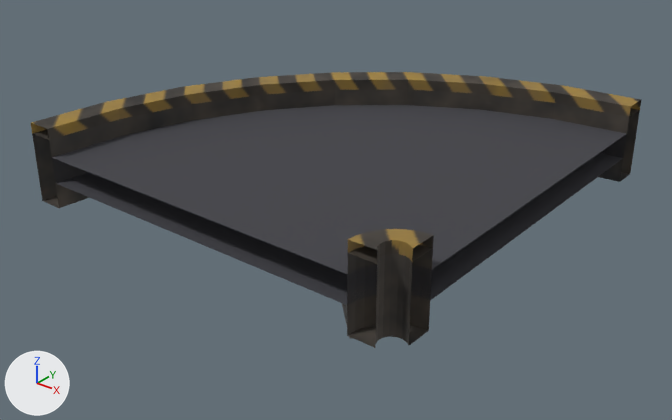
The glTF model arte/modelos/logistica/esteira/esteira_curva_dir/esteira_curva_dir.glb, before and after one commit.
The view is the same before and after, from a camera (50 mm lens) standing at (1.222, -1.557, 0.926) and looking at (0.035, -0.074, 0.006). Lighting does not change. The marker at lower left points along +X, +Y and +Z. The first picture is the older version. Vertices at exactly the same position are counted once.

Names of what the first picture shows: 'esteira_curva_dir'.
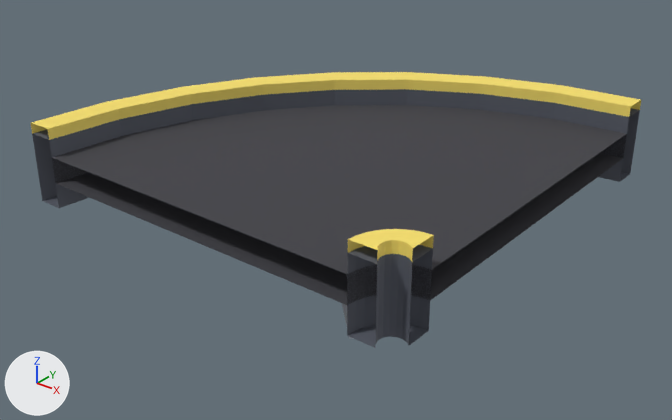
The change, as a diff of the scene's bpy script:
```diff
--- a/arte/modelos/logistica/esteira/esteira_curva_dir/esteira_curva_dir.glb.py
+++ b/arte/modelos/logistica/esteira/esteira_curva_dir/esteira_curva_dir.glb.py
@@ mat_p_metal @@
+mat_p_metal = principled_material('P_Metal')
+mat_p_metal.base_color = (0.42, 0.46, 0.52)  # light grey #adb5bf
+mat_p_metal.metallic = 0.3
@@ mat_p_escuro @@
+mat_p_escuro = principled_material('P_Escuro')
+mat_p_escuro.base_color = (0.1, 0.11, 0.14)  # dark grey #595d69
+mat_p_escuro.roughness = 0.7
@@ mat_p_faixa @@
+mat_p_faixa = principled_material('P_Faixa')
+mat_p_faixa.base_color = (0.95, 0.75, 0.15)  # yellow #f9e16c
+mat_p_faixa.roughness = 0.7
@@ me_esteira_curva_dir_corpo @@
 me_esteira_curva_dir_corpo.from_pydata(...)  # 152 vertices, 300 faces; spans x -0.46..0.5, y -0.5..0.46, z 0.0..0.225
 # used by ob_esteira_curva_dir; location = (0.0, 0.0, 0.0)
+# me_esteira_curva_dir_corpo part 1: 128 of the faces centred in x -0.454..0.497, y -0.497..0.454, z 0.04..0.2 switch from mat_esteira_curva_dir_tex (picture img_esteira_curva_dir_tex) to mat_p_escuro (dark grey #595d69)
+# me_esteira_curva_dir_corpo part 2: 4 of the faces centred in x 0.194..0.278, y -0.278..-0.194, z 0.0..0.1 switch from mat_esteira_curva_dir_tex (picture img_esteira_curva_dir_tex) to mat_p_metal (light grey #adb5bf)
+# me_esteira_curva_dir_corpo part 3: all 96 faces centred in x -0.454..0.497, y -0.497..0.454, z 0.208..0.225 switch from mat_esteira_curva_dir_tex (picture img_esteira_curva_dir_tex) to mat_p_faixa (yellow #f9e16c)
+# me_esteira_curva_dir_corpo part 4: texture (UV) coordinates of 300 of 300 faces, centred in x -0.454..0.497, y -0.497..0.454, z 0.0..0.225, changed; they spanned u 0.0..1.0, v 0.0..1.0 and now span u 0.0..1.0, v 0.0..0.78
 me_esteira_curva_dir_corpo.materials.append(mat_p_esteira)
```

Location of each change, [x1, y1, x2, y2] in pixels of the pictures (672 x 420 px):
'esteira_curva_dir', recoloured, surface changed (lighter)
    both: [31, 72, 641, 348]
part 1 of me_esteira_curva_dir_corpo, recoloured
    both: [32, 89, 640, 348]
part 2 of me_esteira_curva_dir_corpo, recoloured
    both: [342, 274, 350, 338]
part 3 of me_esteira_curva_dir_corpo, recoloured
    both: [31, 72, 641, 261]
part 4 of me_esteira_curva_dir_corpo, surface changed (lighter)
    both: [31, 72, 641, 348]
